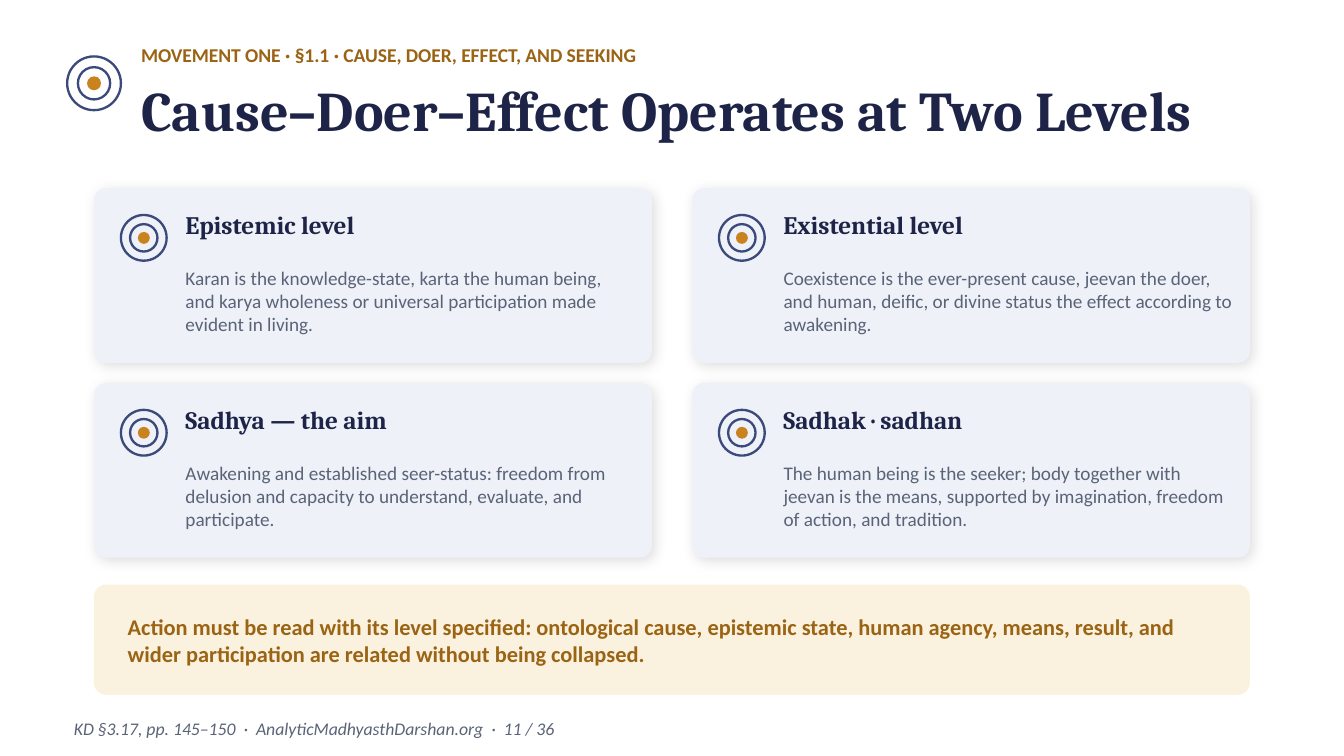
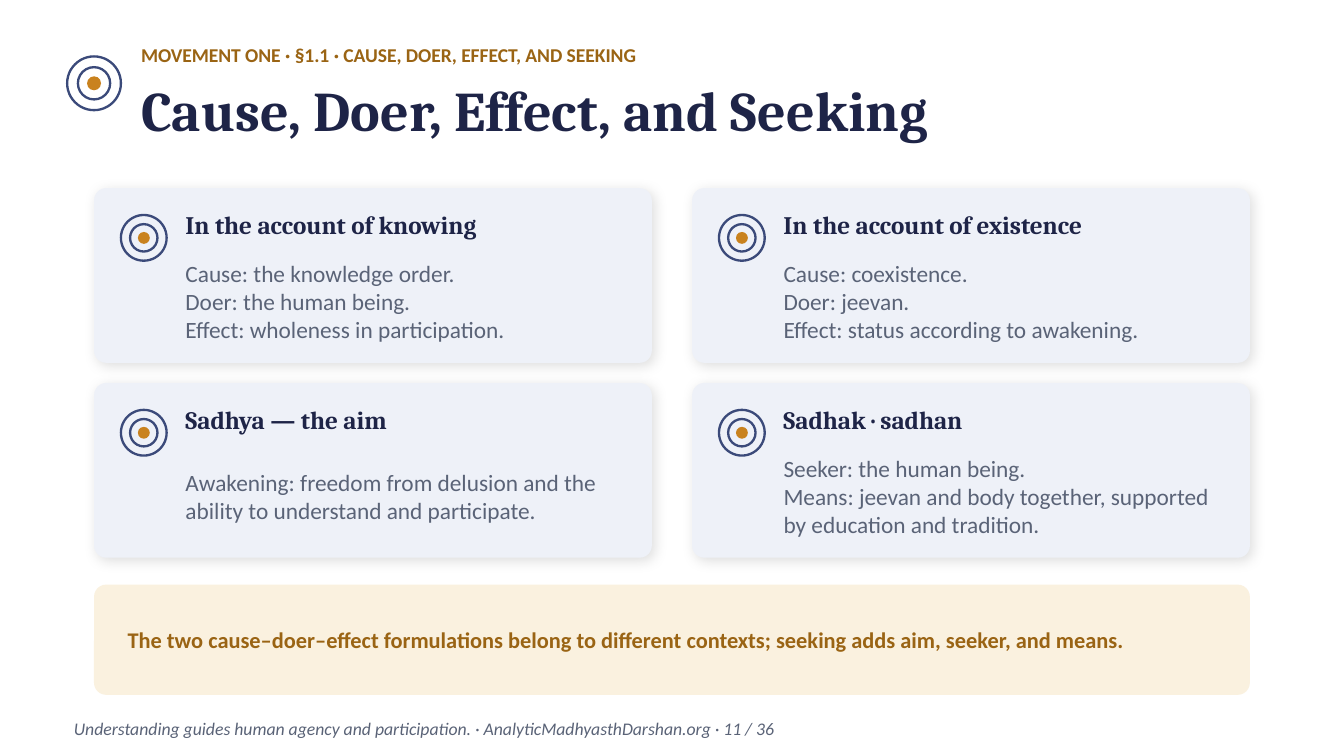
Before and after one commit to raghavamohan/AnalyticMadhyasthDarshan, a slide deck: slide 11 of Studies/The-Epistemology-of-Coexistence/The-Epistemology-of-Coexistence-Madhyasth-Darshan.pptx. Drawn at 1344x756 pixels with LibreOffice and Linux fonts; fonts in the diff are those of the drawing. Boxes give left, top, right and bottom in pixels: in the first picture for what was removed or moved away, otherwise in the second. Text is boxed around its words. In the diff, an @@ line names an element or a change of style, - is before the commit and + after.

```diff
--- a/Studies/The-Epistemology-of-Coexistence/The-Epistemology-of-Coexistence-Madhyasth-Darshan.pptx
+++ b/Studies/The-Epistemology-of-Coexistence/The-Epistemology-of-Coexistence-Madhyasth-Darshan.pptx
@@ text at [141,91,928,143]: text changed @@
-Cause–Doer–Effect Operates at Two Levels
+Cause, Doer, Effect, and Seeking
@@ text at [185,216,477,240]: text changed @@
-Epistemic level
+In the account of knowing
@@ text at [783,216,1082,234]: text changed @@
-Existential level
+In the account of existence
@@ text at [185,266,504,342]: text changed; size 10.3 to 12.5 pt @@
-Karan is the knowledge-state, karta the human being, and karya wholeness or universal participation made evident in living.
+Cause: the knowledge order.
+Doer: the human being.
+Effect: wholeness in participation.
@@ text at [784,266,1139,342]: text changed; size 10.3 to 12.5 pt @@
-Coexistence is the ever-present cause, jeevan the doer, and human, deific, or divine status the effect according to awakening.
+Cause: coexistence.
+Doer: jeevan.
+Effect: status according to awakening.
@@ text at [185,475,596,523]: text changed; size 10.3 to 12.5 pt @@
-Awakening and established seer-status: freedom from delusion and capacity to understand, evaluate, and participate.
+Awakening: freedom from delusion and the ability to understand and participate.
@@ text at [784,461,1209,537]: text changed; size 10.3 to 12.5 pt @@
-The human being is the seeker; body together with jeevan is the means, supported by imagination, freedom of action, and tradition.
+Seeker: the human being.
+Means: jeevan and body together, supported by education and tradition.
@@ text at [128,632,1123,652]: text changed @@
-Action must be read with its level specified: ontological cause, epistemic state, human agency, means, result, and wider participation are related without being collapsed.
+The two cause–doer–effect formulations belong to different contexts; seeking adds aim, seeker, and means.
@@ text at [74,722,774,738]: text changed @@
-KD §3.17, pp. 145–150 · AnalyticMadhyasthDarshan.org · 11 / 36
+Understanding guides human agency and participation. · AnalyticMadhyasthDarshan.org · 11 / 36
```
Also in this commit, not shown: 33 other slides changed, 1 other file.
